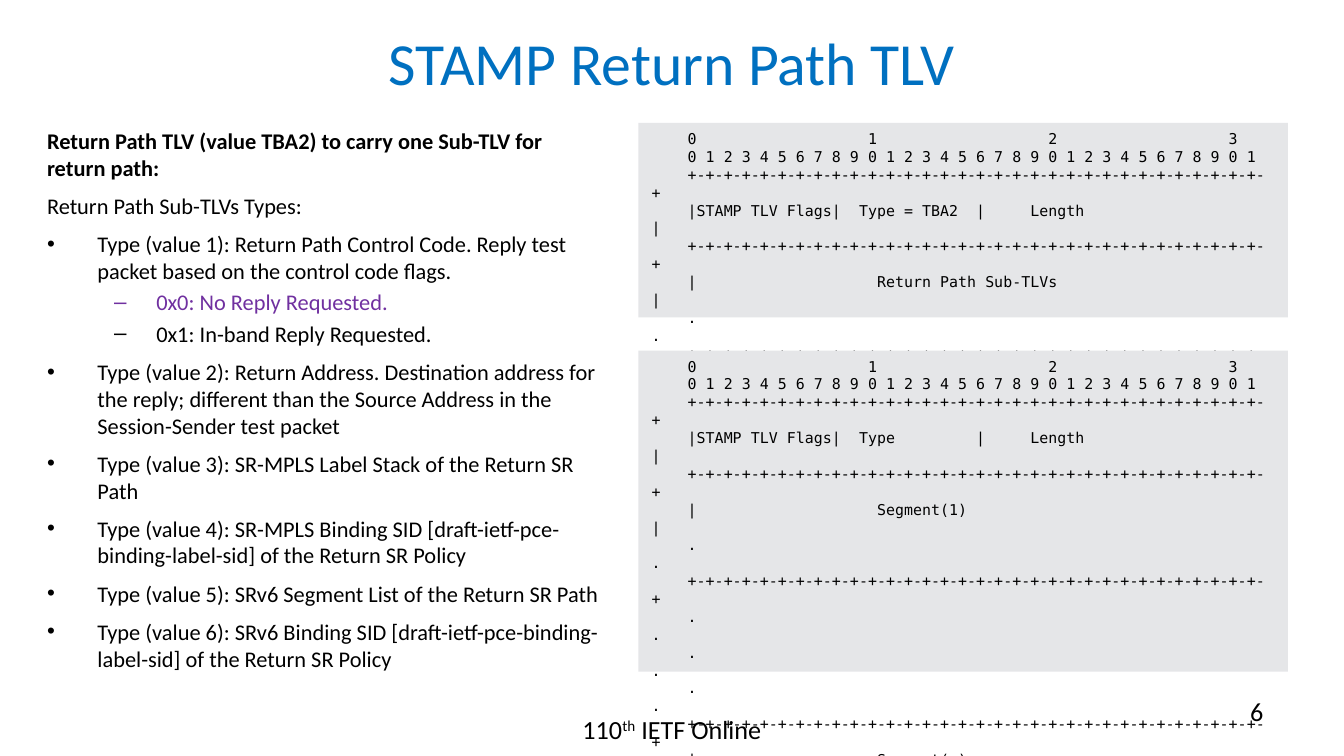
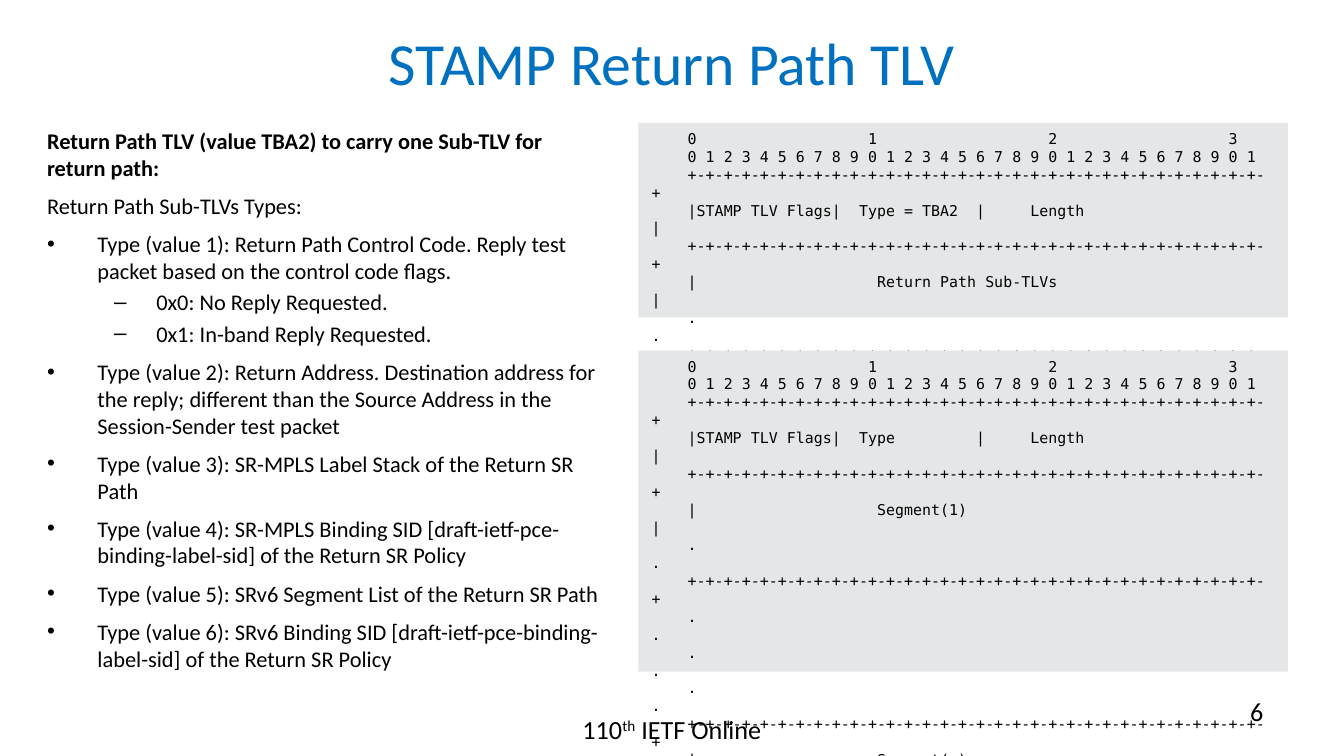
Before and after one commit to rakgandhi/ietf-slides, a slide deck: slide 6 of draft-gandhi-ippm-stamp-srpm-02.pptx. Drawn at 1344x756 pixels with LibreOffice and Linux fonts; fonts in the diff are those of the drawing. Boxes give left, top, right and bottom in pixels: in the first picture for what was removed or moved away, otherwise in the second. Text is boxed around its words. In the diff, an @@ line names an element or a change of style, - is before the commit and + after.

```diff
--- a/draft-gandhi-ippm-stamp-srpm-02.pptx
+++ b/draft-gandhi-ippm-stamp-srpm-02.pptx
@@ text at box(156, 294, 388, 314): text colour #7030A0 to #000000 in "0x0: No Reply Requested." @@
```
Also in this commit, not shown: 1 other slide changed, 1 other file.
